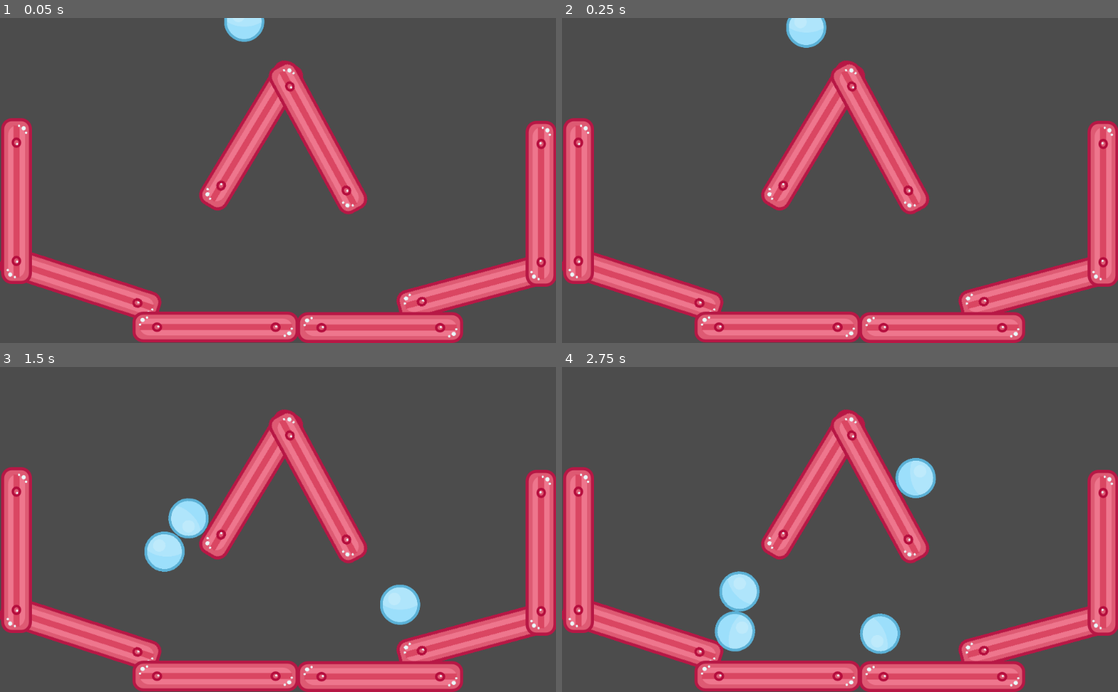
Above: before the commit, frames 1-4 (two rows, left to right).
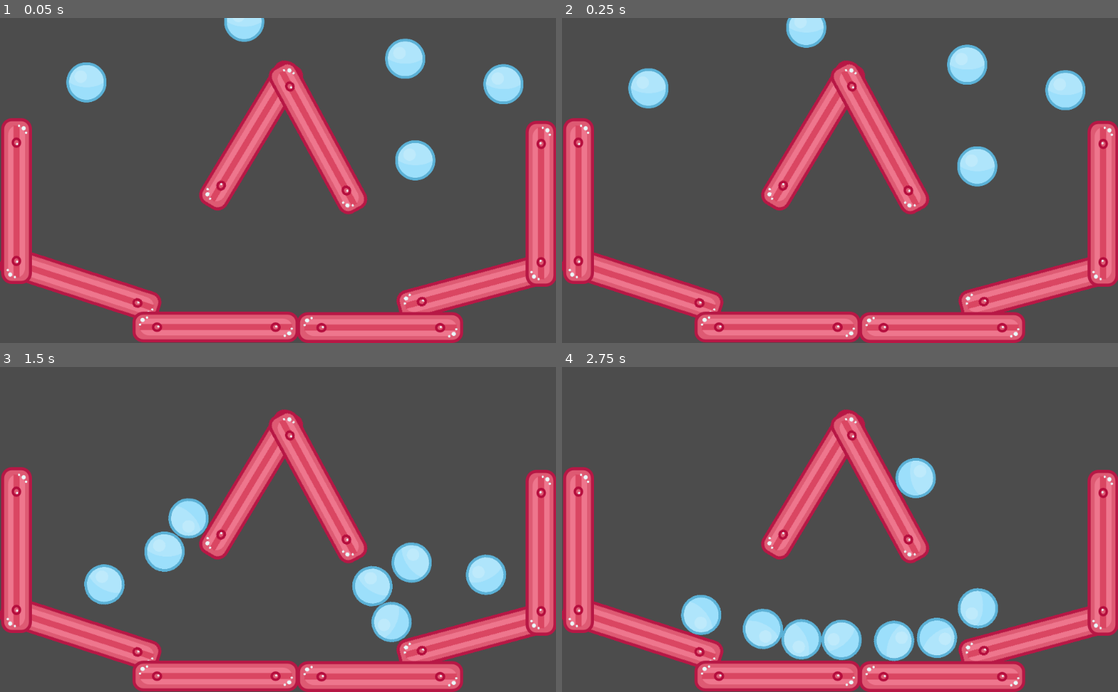
Above: after the commit, the same moments.

Repository: webchick/godot-tutorial
Game: Godot game, scene res://Main.tscn
The game is run twice, just before and just after one commit, with the same random seed, the same clock (stepped at 60 frames per second) and the same inputs.
Inputs (mouse positions are in pixels of both pictures, inside the frame that each line leads up to):
- Up to frame 1 (0.05 s): no input
- Up to frame 2 (0.25 s): no input
- Up to frame 3 (1.5 s): move the mouse to (400, 513) at 0.52 s; press the mouse at (400, 513) at 0.53 s; move the mouse to (166, 545) at 1.27 s; release the mouse at (166, 545) at 1.28 s; click (166, 545) at 1.35 s
- Up to frame 4 (2.75 s): move the mouse to (895, 458) at 2.02 s; press the mouse at (895, 458) at 2.03 s

The runs differ from the first frame. In frame 1, 2.9% of the frame differs, in the area x 11-95%, y 6-50%; in frame 2, 2.9%; in frame 3, 3.8%; in frame 4, 6.4%, in the area x 21-79%, y 62-91%.

Commit message:
SO MANY BALLZ.

Diff:
--- a/Main.tscn
+++ b/Main.tscn
@@ -158,3 +158,15 @@
 
 [node name="Ball" parent="." instance=ExtResource( 2 )]
 position = Vector2( 449.516, 6.24329 )
+
+[node name="Ball2" parent="." instance=ExtResource( 2 )]
+position = Vector2( 746.071, 74.9193 )
+
+[node name="Ball3" parent="." instance=ExtResource( 2 )]
+position = Vector2( 159.204, 118.622 )
+
+[node name="Ball4" parent="." instance=ExtResource( 2 )]
+position = Vector2( 764.801, 262.218 )
+
+[node name="Ball5" parent="." instance=ExtResource( 2 )]
+position = Vector2( 927.126, 121.744 )
